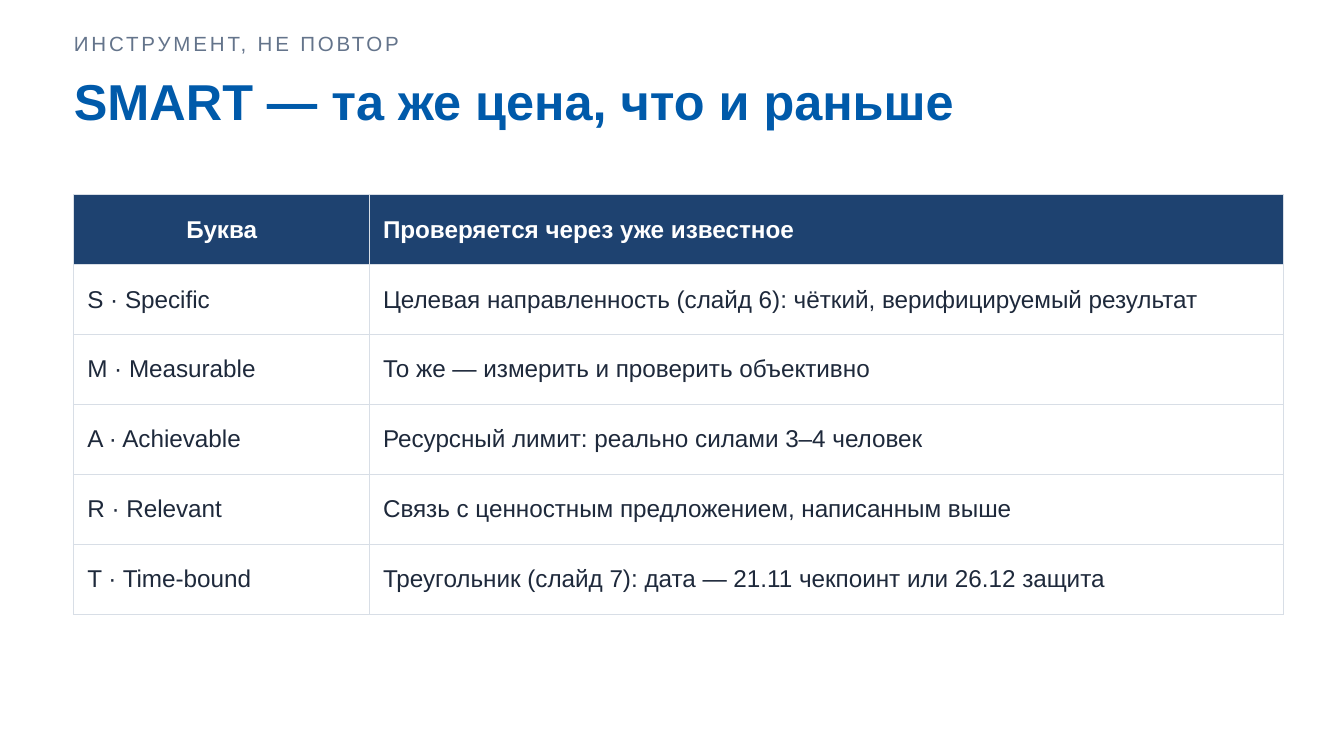
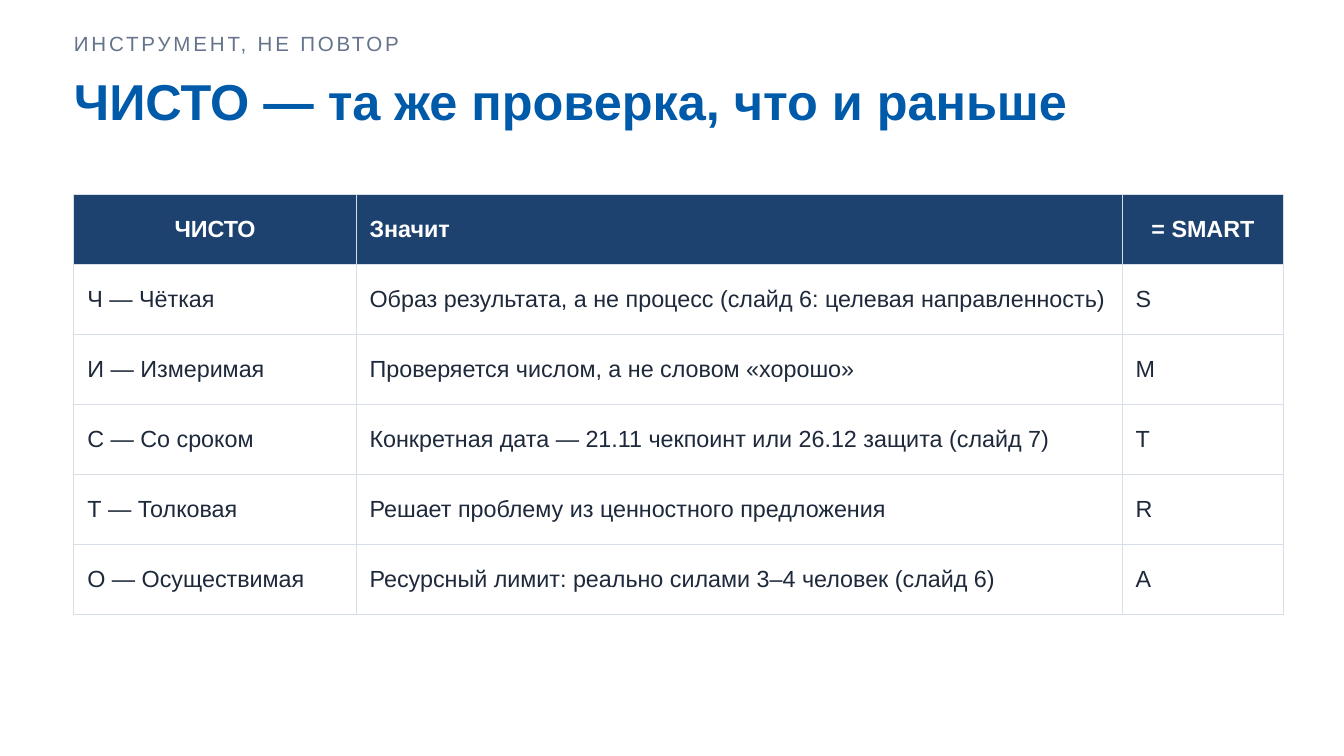
Before and after one commit to DimaMuhannad/OPD, a slide deck: slide 8 of zanyatiya/Zanyatie_02_Praktika1_Slaydy.pptx (slide 7 before the commit). Drawn at 1344x756 pixels with LibreOffice and Linux fonts; fonts in the diff are those of the drawing. Boxes give left, top, right and bottom in pixels: in the first picture for what was removed or moved away, otherwise in the second. Text is boxed around its words. In the diff, an @@ line names an element or a change of style, - is before the commit and + after.

```diff
--- a/zanyatiya/Zanyatie_02_Praktika1_Slaydy.pptx
+++ b/zanyatiya/Zanyatie_02_Praktika1_Slaydy.pptx
@@ text at bbox=[74, 84, 1067, 130]: text changed @@
-SMART — та же цена, что и раньше
+ЧИСТО — та же проверка, что и раньше
@@ table at bbox=[74, 195, 1284, 596] @@
-column 1: Буква | S · Specific | M · Measurable | A · Achievable | R · Relevant | T · Time-bound
-column 2: Проверяется через уже известное | Целевая направленность (слайд 6): чёткий, верифицируемый результат | То же — измерить и проверить объективно | Ресурсный лимит: реально силами 3–4 человек | Связь с ценностным предложением, написанным выше | Треугольник (слайд 7): дата — 21.11 чекпоинт или 26.12 защита
+column 1: ЧИСТО | Ч — Чёткая | И — Измеримая | С — Со сроком | Т — Толковая | О — Осуществимая
+column 2: Значит | Образ результата, а не процесс (слайд 6: целевая направленность) | Проверяется числом, а не словом «хорошо» | Конкретная дата — 21.11 чекпоинт или 26.12 защита (слайд 7) | Решает проблему из ценностного предложения | Ресурсный лимит: реально силами 3–4 человек (слайд 6)
+column 3: = SMART | S | M | T | R | A
```
Also in this commit, not shown: 1 other slide changed, 3 slides added, 2 slides removed, 3 other files.
